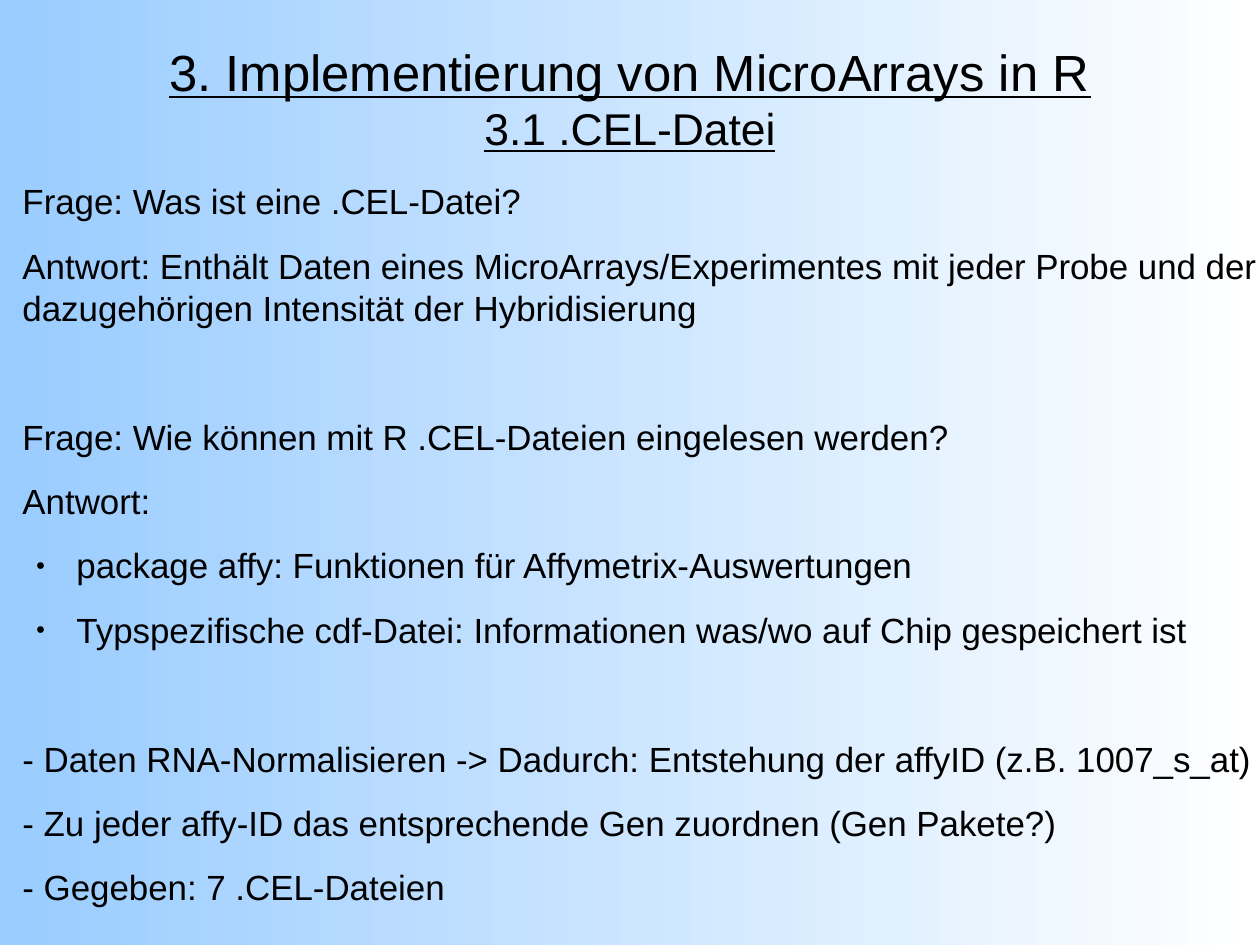
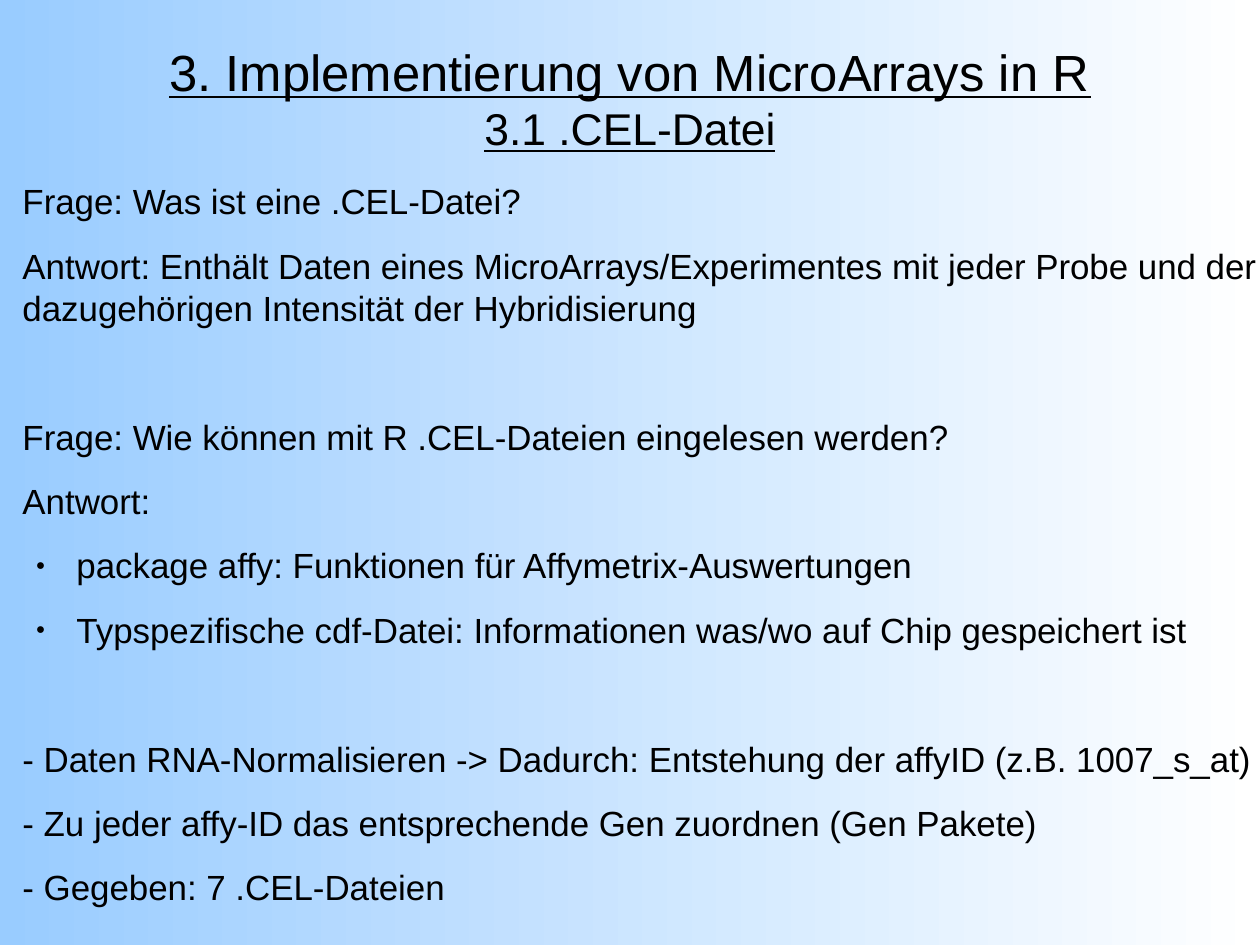
Before and after one commit to emmkey/GenEx, a slide deck: slide 7 of W1 Praesentation.odp. Drawn at 1260x945 pixels with LibreOffice and Linux fonts; fonts in the diff are those of the drawing. Boxes give left, top, right and bottom in pixels: in the first picture for what was removed or moved away, otherwise in the second. Text is boxed around its words. In the diff, an @@ line names an element or a change of style, - is before the commit and + after.

```diff
--- a/W1 Praesentation.odp
+++ b/W1 Praesentation.odp
@@ text at (x1=44, y1=810, x2=1036, y2=843): text changed @@
-- Zu jeder affy-ID das entsprechende Gen zuordnen (Gen Pakete?)
+- Zu jeder affy-ID das entsprechende Gen zuordnen (Gen Pakete)
```
Also in this commit, not shown: 9 other slides changed, 1 slide added, 1 slide removed, 1 other file.
